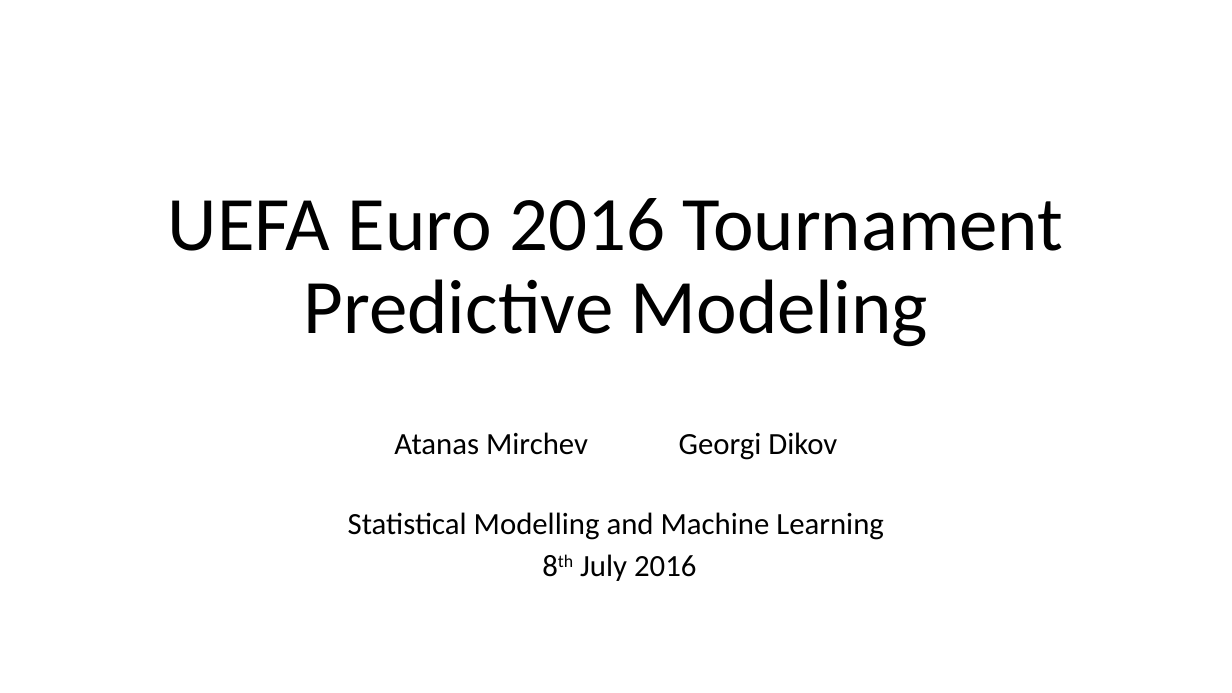
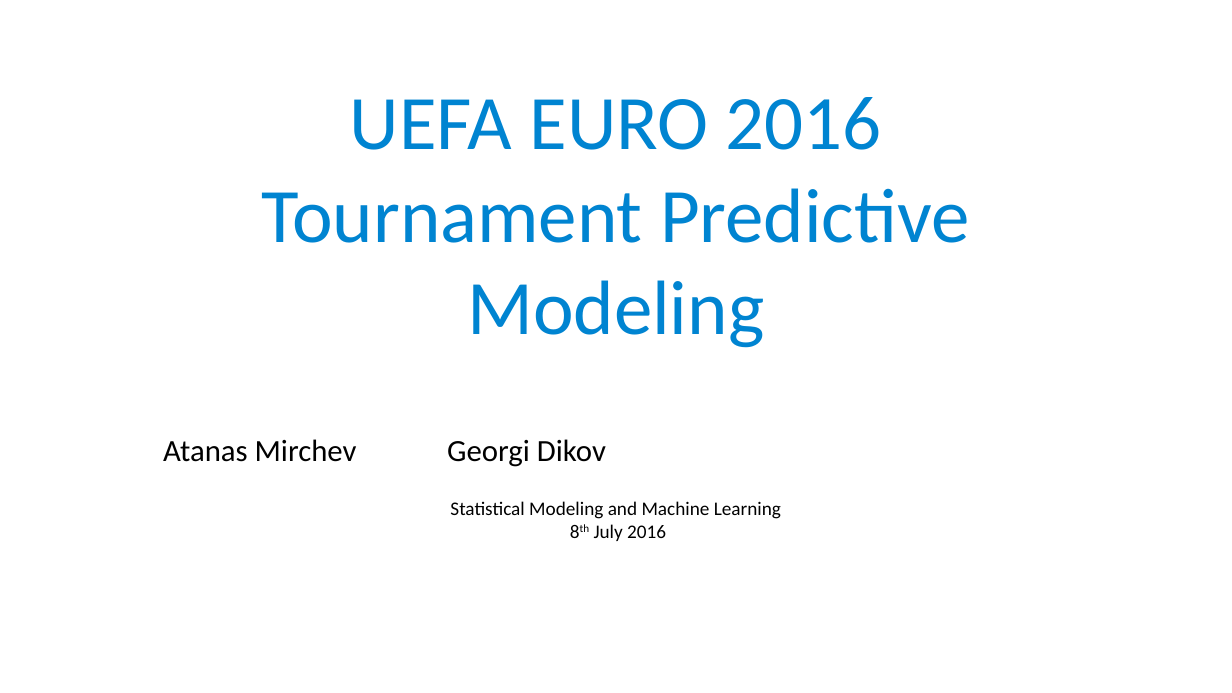
Before and after one commit to taimir/football_2016, a slide deck: slide 1 of presentation/Presentation_Euro2016.pptx. Drawn at 1232x693 pixels with LibreOffice and Linux fonts; fonts in the diff are those of the drawing. Boxes give left, top, right and bottom in pixels: in the first picture for what was removed or moved away, otherwise in the second. Text is boxed around its words. In the diff, an @@ line names an element or a change of style, - is before the commit and + after.

```diff
--- a/presentation/Presentation_Euro2016.pptx
+++ b/presentation/Presentation_Euro2016.pptx
@@ text at (x1=262, y1=97, x2=970, y2=348): text changed; text colour #000000 to #0084D1 @@
-UEFA Euro 2016 Tournament Predictive Modeling
+UEFA EURO 2016 Tournament Predictive Modeling
@@ text at (x1=163, y1=439, x2=666, y2=541): size 24 to 15 pt in "8th July 2016"; alignment centre to left; line spacing 0.8 to 1; less space between paragraphs @@
@@ text at (x1=450, y1=501, x2=781, y2=519): text changed; size 24 to 15 pt @@
-Statistical Modelling and Machine Learning
+Statistical Modeling and Machine Learning
```
Also in this commit, not shown: 6 other slides changed, 1 slide added, 2 other files.
